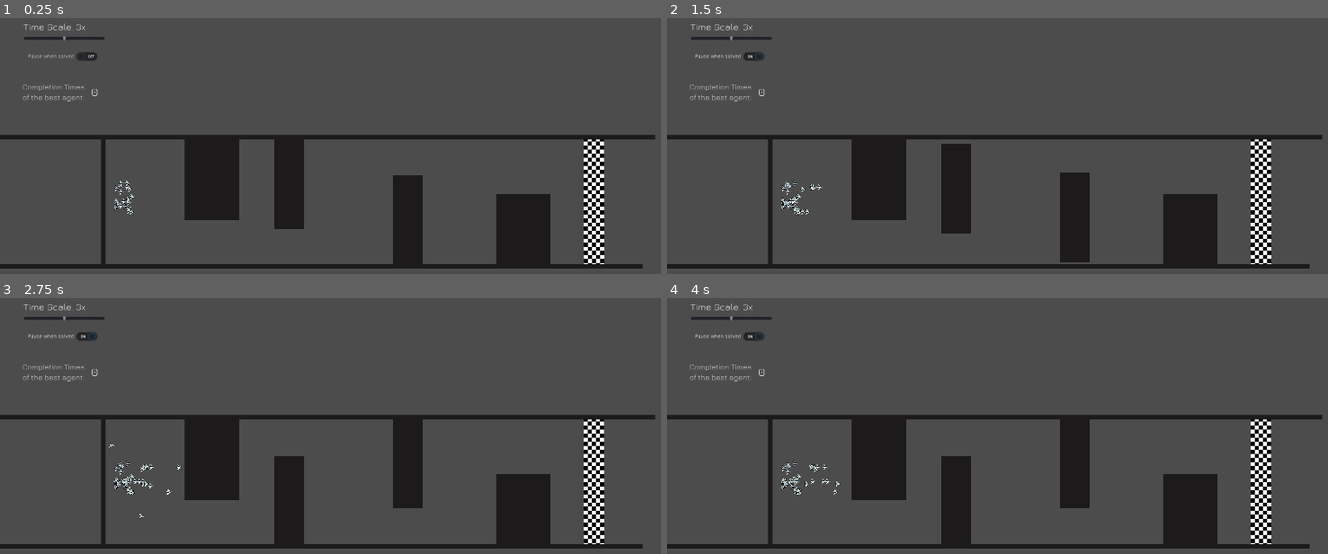
Above: before the commit, frames 1-4 (two rows, left to right).
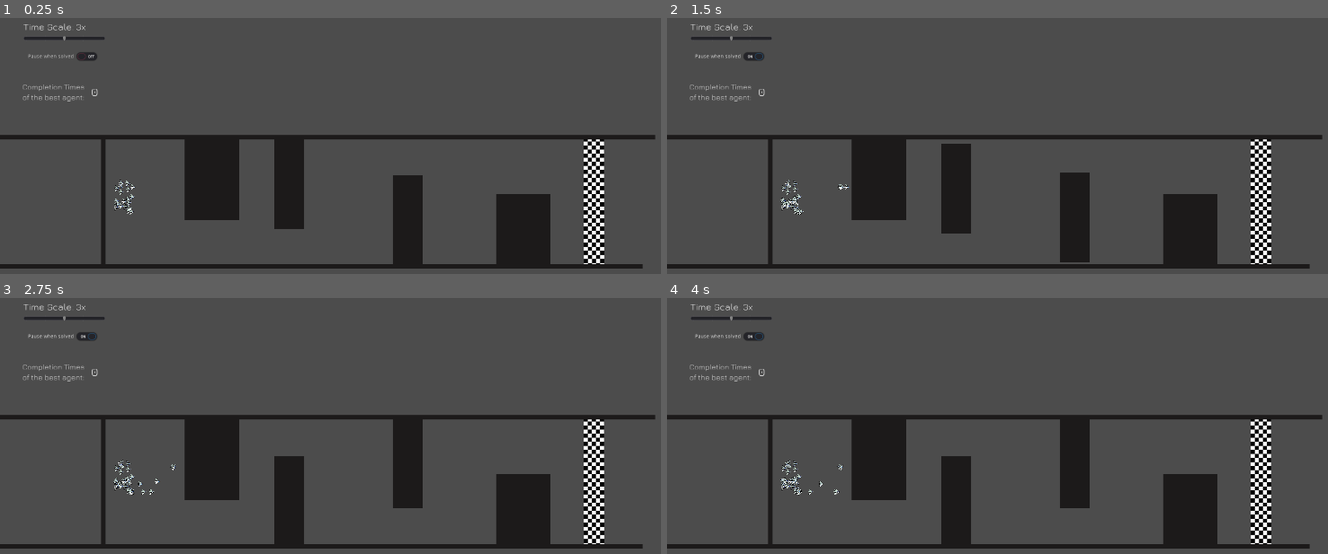
Above: after the commit, the same moments.

Repository: a0x77ry/plasmata
Game: Godot game, scene res://games/navigation-game/level-moving-obstacles/level-moving-obstacles.tscn
The game is run twice, just before and just after one commit, with the same random seed, the same clock (stepped at 60 frames per second) and the same inputs. This scene is started directly instead of the project's main scene.
Inputs (mouse positions are in pixels of both pictures, inside the frame that each line leads up to):
- Up to frame 1 (0.25 s): no input
- Up to frame 2 (1.5 s): tap Enter (ui_accept) at 0.5, 0.77 s; move the mouse to (1182, 189) at 0.52 s; press the mouse at (1182, 189) at 0.53 s; release the mouse at (1182, 189) at 1.25 s; click "Pause when solved" at 1.25 s
- Up to frame 3 (2.75 s): move the mouse to (218, 510) at 2.02 s; tap Mouse wheel up (zoom_in) at 2.1 s; tap Enter (ui_accept) at 2.27 s
- Up to frame 4 (4 s): move the mouse to (1096, 400) at 2.77 s; hold Mouse wheel down (zoom_out) 2.78-3.53 s; move the mouse to (outside the picture) at 3.52 s; click (outside the picture) at 3.6 s; tap Enter (ui_accept) at 3.77 s

The runs differ from the first frame. In frame 1, less than 0.1% of the frame differs, in the area x 17-21%, y 63-76%; in frame 2, 0.2%; in frame 3, 0.2%, in the area x 16-28%, y 56-87%; in frame 4, 0.2%.

Commit message:
Add ray complement inputs in moving obstacles nav level. Normal do not detect irrelevant objects now

Diff:
--- a/games/navigation-game/level-moving-obstacles/level-moving-obstacles.gd
+++ b/games/navigation-game/level-moving-obstacles/level-moving-obstacles.gd
@@ -23,6 +23,18 @@
     "ray_left_distance_mw",
     "ray_right_distance_mw",
 
+    "ray_f_distance_complement",
+    "ray_f_up_right_distance_complement",
+    "ray_f_down_right_distance_complement",
+    "ray_left_distance_complement",
+    "ray_right_distance_complement",
+
+    "ray_f_distance_mw_complement",
+    "ray_f_up_right_distance_mw_complement",
+    "ray_f_down_right_distance_mw_complement",
+    "ray_left_distance_mw_complement",
+    "ray_right_distance_mw_complement",
+
     "rf_col_normal_angle",
     "rl_col_normal_angle",
     "rr_col_normal_angle",
--- a/games/navigation-game/level-moving-obstacles/level-moving-obstacles_lm.gd
+++ b/games/navigation-game/level-moving-obstacles/level-moving-obstacles_lm.gd
@@ -11,6 +11,7 @@
 
     # "pos_x",
     # "pos_y",
+
     "ray_f_distance",
     "ray_f_up_right_distance",
     "ray_f_down_right_distance",
@@ -22,6 +23,19 @@
     "ray_f_down_right_distance_mw",
     "ray_left_distance_mw",
     "ray_right_distance_mw",
+
+    "ray_f_distance_complement",
+    "ray_f_up_right_distance_complement",
+    "ray_f_down_right_distance_complement",
+    "ray_left_distance_complement",
+    "ray_right_distance_complement",
+
+    "ray_f_distance_mw_complement",
+    "ray_f_up_right_distance_mw_complement",
+    "ray_f_down_right_distance_mw_complement",
+    "ray_left_distance_mw_complement",
+    "ray_right_distance_mw_complement",
+
 
     "rf_col_normal_angle",
     "rl_col_normal_angle",
--- a/scripts/agent.gd
+++ b/scripts/agent.gd
@@ -294,6 +294,10 @@
   # genome.fitness = pow(genome.fitness, 2.0) / 3.0
 
 
+func complement(x: float) -> float:
+  return 1.0 - x
+
+
 func get_sensor_input():
   var newrot: float
   var invrot: float
@@ -312,6 +316,18 @@
   var ray_f_up_right_distance_mw: float
   var ray_f_down_right_distance_mw: float
 
+  var ray_f_distance_complement: float
+  var ray_left_distance_complement: float
+  var ray_right_distance_complement: float
+  var ray_f_up_right_distance_complement: float
+  var ray_f_down_right_distance_complement: float
+
+  var ray_f_distance_mw_complement: float
+  var ray_left_distance_mw_complement: float
+  var ray_right_distance_mw_complement: float
+  var ray_f_up_right_distance_mw_complement: float
+  var ray_f_down_right_distance_mw_complement: float
+
   var rf_col_normal_angle: float
   var rl_col_normal_angle: float
   var rr_col_normal_angle: float
@@ -336,7 +352,11 @@
     newrot = current_rot / PI
 
   if nn_activated_inputs.has("inverse_rotation"):
-    invrot = 1 - newrot
+    # invrot = 1 - newrot
+    if newrot >= 0:
+      invrot = 1.0 - newrot
+    else:
+      invrot = -1.0 - newrot
 
   if nn_activated_inputs.has("time_since_birth"):
     time_since_birth = (timer.wait_time - timer.time_left) / timer.wait_time
@@ -370,9 +390,13 @@
       # elif col.is_in_group("moving_walls"):
       #   ray_f_distance_mw = (ray_forward.cast_to.x - distance) / ray_forward.cast_to.x
 
-      ray_f_distance = (ray_forward.cast_to.x - distance) / ray_forward.cast_to.x
+
+      if col.is_in_group("normal_walls") || col.is_in_group("moving_walls"): # in order to avoid third parties
+        ray_f_distance = (ray_forward.cast_to.x - distance) / ray_forward.cast_to.x
+        ray_f_distance_complement = complement(ray_f_distance)
       if col.is_in_group("moving_walls"):
         ray_f_distance_mw = (ray_forward.cast_to.x - distance) / ray_forward.cast_to.x
+        ray_f_distance_mw_complement = complement(ray_f_distance_mw)
 
   if nn_activated_inputs.has("ray_left_distance") || nn_activated_inputs.has("rl_col_normal_angle"):
     ray_left_distance = 0.0 # is was 1.0
@@ -391,9 +415,12 @@
       # elif col.is_in_group("moving_walls"):
       #   ray_left_distance_mw = (abs(ray_left.cast_to.y) - distance) / abs(ray_left.cast_to.y)
 
-      ray_left_distance = (abs(ray_left.cast_to.y) - distance) / abs(ray_left.cast_to.y)
+      if col.is_in_group("normal_walls") || col.is_in_group("moving_walls"):
+        ray_left_distance = (abs(ray_left.cast_to.y) - distance) / abs(ray_left.cast_to.y)
+        ray_left_distance_complement = complement(ray_left_distance)
       if col.is_in_group("moving_walls"):
         ray_left_distance_mw = (abs(ray_left.cast_to.y) - distance) / abs(ray_left.cast_to.y)
+        ray_left_distance_mw_complement = complement(ray_left_distance_mw)
 
   if nn_activated_inputs.has("ray_right_distance") || nn_activated_inputs.has("rr_col_normal_angle"):
     ray_right_distance = 0.0 # is was 1.0
@@ -412,9 +439,12 @@
       # elif col.is_in_group("moving_walls"):
       #   ray_right_distance_mw = (ray_right.cast_to.y - distance) / ray_right.cast_to.y
 
-      ray_right_distance = (ray_right.cast_to.y - distance) / ray_right.cast_to.y
+      if col.is_in_group("normal_walls") || col.is_in_group("moving_walls"):
+        ray_right_distance = (ray_right.cast_to.y - distance) / ray_right.cast_to.y
+        ray_right_distance_complement = complement(ray_right_distance)
       if col.is_in_group("moving_walls"):
         ray_right_distance_mw = (ray_right.cast_to.y - distance) / ray_right.cast_to.y
+        ray_right_distance_mw_complement = complement(ray_right_distance_mw)
 
   if nn_activated_inputs.has("ray_f_up_right_distance") || nn_activated_inputs.has("rfu_col_normal_angle"):
     ray_f_up_right_distance = 0.0
@@ -435,9 +465,12 @@
       # elif col.is_in_group("moving_walls"):
       #   ray_f_up_right_distance_mw = (ray_length - distance) / ray_length
 
-      ray_f_up_right_distance = (ray_length - distance) / ray_length
+      if col.is_in_group("normal_walls") || col.is_in_group("moving_walls"):
+        ray_f_up_right_distance = (ray_length - distance) / ray_length
+        ray_f_up_right_distance_complement = complement(ray_f_up_right_distance)
       if col.is_in_group("moving_walls"):
         ray_f_up_right_distance_mw = (ray_length - distance) / ray_length
+        ray_f_up_right_distance_mw_complement = complement(ray_f_up_right_distance_mw)
 
   if nn_activated_inputs.has("ray_f_down_right_distance") || nn_activated_inputs.has("rfd_col_normal_angle"):
     ray_f_down_right_distance = 0.0
@@ -458,9 +491,12 @@
       # elif col.is_in_group("moving_walls"):
       #   ray_f_down_right_distance_mw = (ray_length - distance) / ray_length
 
-      ray_f_down_right_distance = (ray_length - distance) / ray_length
+      if col.is_in_group("normal_walls") || col.is_in_group("moving_walls"):
+        ray_f_down_right_distance = (ray_length - distance) / ray_length
+        ray_f_down_right_distance_complement = complement(ray_f_down_right_distance)
       if col.is_in_group("moving_walls"):
         ray_f_down_right_distance_mw = (ray_length - distance) / ray_length
+        ray_f_down_right_distance_mw_complement = complement(ray_f_down_right_distance_mw)
 
   if nn_activated_inputs.has("fitness"):
     # fitness = curve.get_closest_offset(position) / total_level_length
@@ -500,6 +536,18 @@
         "ray_f_down_right_distance_mw": ray_f_down_right_distance_mw,
         "ray_left_distance_mw": ray_left_distance_mw,
         "ray_right_distance_mw": ray_right_distance_mw,
+
+        "ray_f_distance_complement": ray_f_distance_complement,
+        "ray_f_up_right_distance_complement": ray_f_up_right_distance_complement,
+        "ray_f_down_right_distance_complement": ray_f_down_right_distance_complement,
+        "ray_left_distance_complement": ray_left_distance_complement,
+        "ray_right_distance_complement": ray_right_distance_complement,
+
+        "ray_f_distance_mw_complement": ray_f_distance_mw_complement,
+        "ray_f_up_right_distance_mw_complement": ray_f_up_right_distance_mw_complement,
+        "ray_f_down_right_distance_mw_complement": ray_f_down_right_distance_mw_complement,
+        "ray_left_distance_mw_complement": ray_left_distance_mw_complement,
+        "ray_right_distance_mw_complement": ray_right_distance_mw_complement,
 
         "rf_col_normal_angle": rf_col_normal_angle,
         "rl_col_normal_angle": rl_col_normal_angle,
